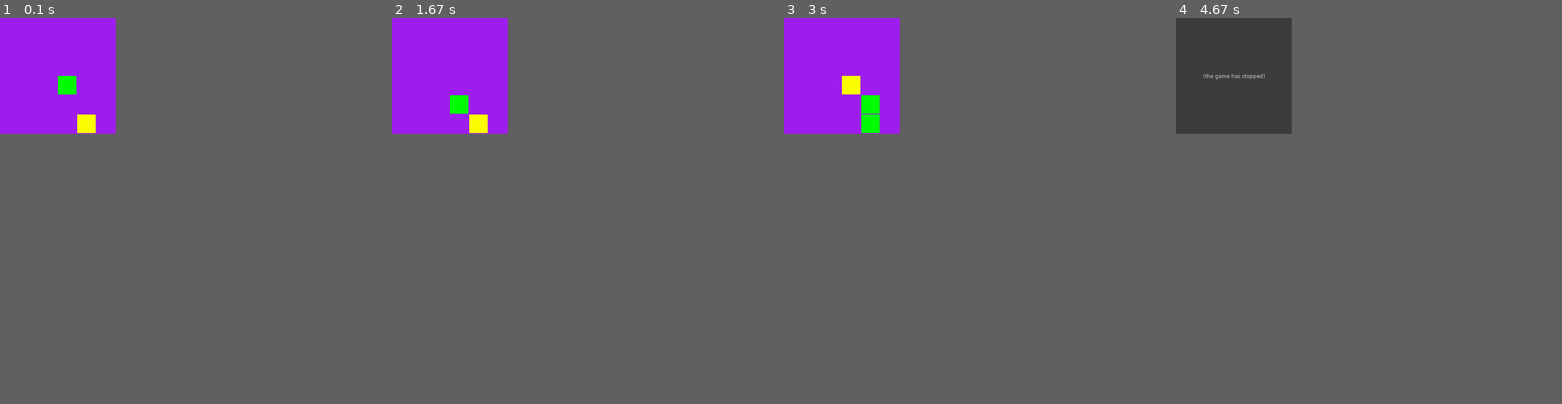
Above: before the commit, frames 1-4 (left to right).
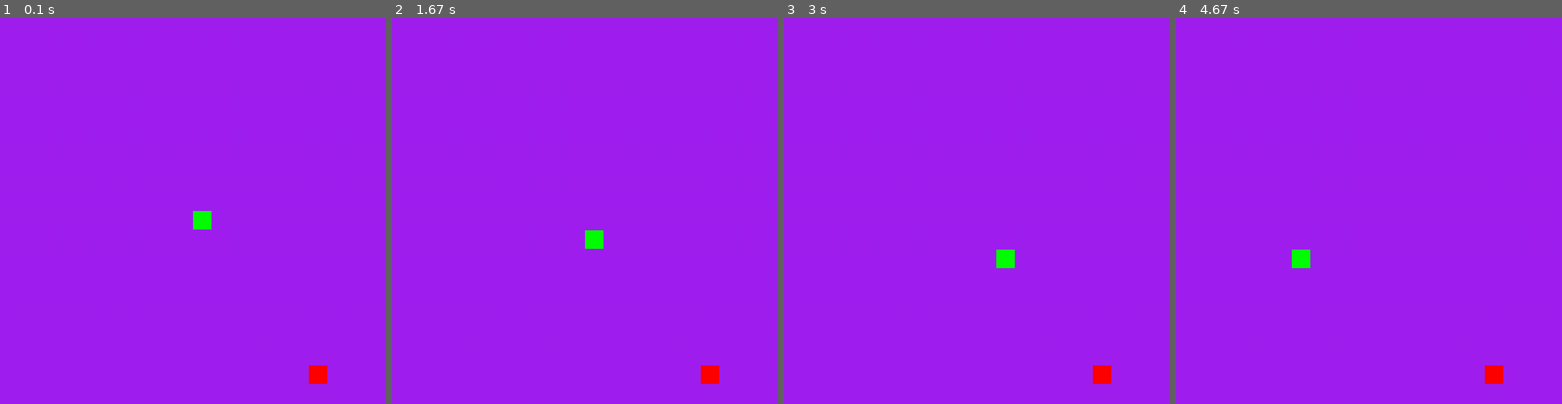
Above: after the commit, the same moments.

Repository: SchArthur/pyGames
Game: pygame game, started from snake.py
Two runs of this game, one before a commit and one after it. Both use one fixed random seed, a clock stepped at 60 frames per second and the inputs below.
Inputs:
- Up to frame 1 (0.1 s): no input
- Up to frame 2 (1.67 s): hold S 0.33-0.8 s; hold D 0.83-1.47 s; tap Z at 0.9, 1.2, 1.57 s; hold S from 1.5 s (still down)
- Up to frame 3 (3 s): release S at 1.87 s; hold D 1.9-2.37 s; tap Z at 1.97, 2.27, 2.47, 2.77 s; hold S 2.4-2.87 s; tap Q at 2.9 s
- Up to frame 4 (4.67 s): hold D 3.57-4.2 s; tap Z at 3.63, 3.93 s
In our replay, the window is 270x270 before the commit and 900x900 after it. These sizes can differ from the game's own. Grey fills any space a smaller window leaves; there, only what the larger window draws over its background counts as a difference.

The runs differ from the first frame. In frame 1, 1.0% of the frame differs, in the area x 15-85%, y 15-95%; in frame 2, 1.0%; in frame 3, 1.2%; in frame 4, 9.5%, in the area x 0-85%, y 0-95%.
Before the commit the program exited at 4.43 s; later frames show no game.

Commit message:
ajout des sons et les serpents accelere selon sa taille

Diff:
--- a/snake.py
+++ b/snake.py
@@ -2,14 +2,15 @@
 import random
 
 #setup
-window_size = 300
+window_size = 1000
 tile_size = 50
-tile_range = (tile_size // 2, window_size - tile_size //2, tile_size)
 
 class jeu_snake:
 
     def __init__(self, taille_fenetre) -> None:
         pygame.init()
+        pygame.mixer.music.load("sounds/snake-music.mp3")
+        pygame.mixer.music.play()
         self.fenetre = pygame.display.set_mode([taille_fenetre] * 2)
         self.clock = pygame.time.Clock()
         self.running = True
@@ -28,6 +29,8 @@
 
             # RENDER YOUR GAME HERE
             serpent.move()
+            if serpent.is_alive != True:
+                break
             serpent.draw()
 
             #inputs
@@ -57,6 +60,11 @@
     snake_body = []
 
     def __init__(self, speed, starting_size, starting_position: pygame.Vector2, screen: pygame.surface) -> None:
+        #sounds
+        pygame.mixer.init()
+        self.snake_eat = pygame.mixer.Sound("sounds/snake-eat.wav")
+        self.snake_die = pygame.mixer.Sound("sounds/snake-death.wav")
+
         self.speed = speed
         self.size = starting_size
         self.pos = starting_position
@@ -70,7 +78,6 @@
         for elt in self.snake_body:
             if pygame.Rect.colliderect(elt, pygame.rect.Rect([random_pos, (tile_size -2, tile_size - 2)])):
                 pos_incorrect = True
-                print("fruit pos incorrect, at : ", random_pos, "with : ", elt)
 
         if pos_incorrect == True:
             self.new_fruit()
@@ -83,7 +90,9 @@
         self.fruit.draw()
 
     def grow(self):
+        self.snake_eat.play()
         self.size += 1
+        self.speed += 0.1
 
     def shiftBody(self):
         new_snake_list = []
@@ -96,7 +105,6 @@
         self.snake_body = new_snake_list
 
     def move(self):
-
         #move d'une case toute les 300 ms/speed
         time_now = pygame.time.get_ticks()
         if time_now - self.time > 300/self.speed:
@@ -126,19 +134,24 @@
             elif self.direction == 'right':
                 self.pos.x += tile_size
 
-            #collions
-            if self.pos == self.fruit.pos :
-                self.new_fruit()
-                self.grow()
+            self.shiftBody()
 
             if (self.pos.y < 0) or (self.pos.y > (self.screen.get_height() - tile_size)) or (self.pos.x < 0) or (self.pos.x > (self.screen.get_height() - tile_size)):
                 self.die()
 
-            self.shiftBody()
+
+
+            #collions
+            if pygame.Rect.colliderect(self.snake_body[0], self.fruit.fruit_rect):
+                self.new_fruit()
+                self.grow()
 
     def die(self):
-        print("Game Over")
         self.is_alive = False
+        channel = self.snake_die.play()
+        while channel.get_busy():
+            pygame.time.wait(100)
+        print("die")
 
 class fruit:
     def __init__(self, pos: pygame.Vector2, screen : pygame.surface) -> None:
@@ -148,11 +161,7 @@
 
     def draw(self):
         self.fruit_rect = pygame.rect.Rect([self.pos, (tile_size -2, tile_size - 2)])
-        pygame.draw.rect(self.screen, 'yellow', self.fruit_rect)
-
-
-
-
+        pygame.draw.rect(self.screen, 'red', self.fruit_rect)
 
 
 jeu_snake(window_size)
Not shown, added: sounds/snake-death.wav
Not shown, added: sounds/snake-eat.wav
Not shown, added: sounds/snake-music.mp3
